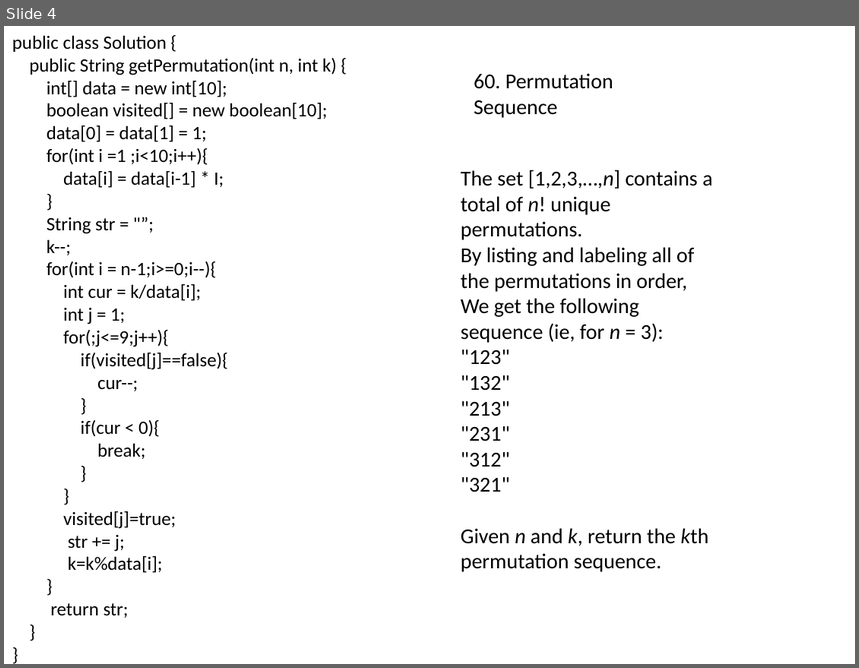
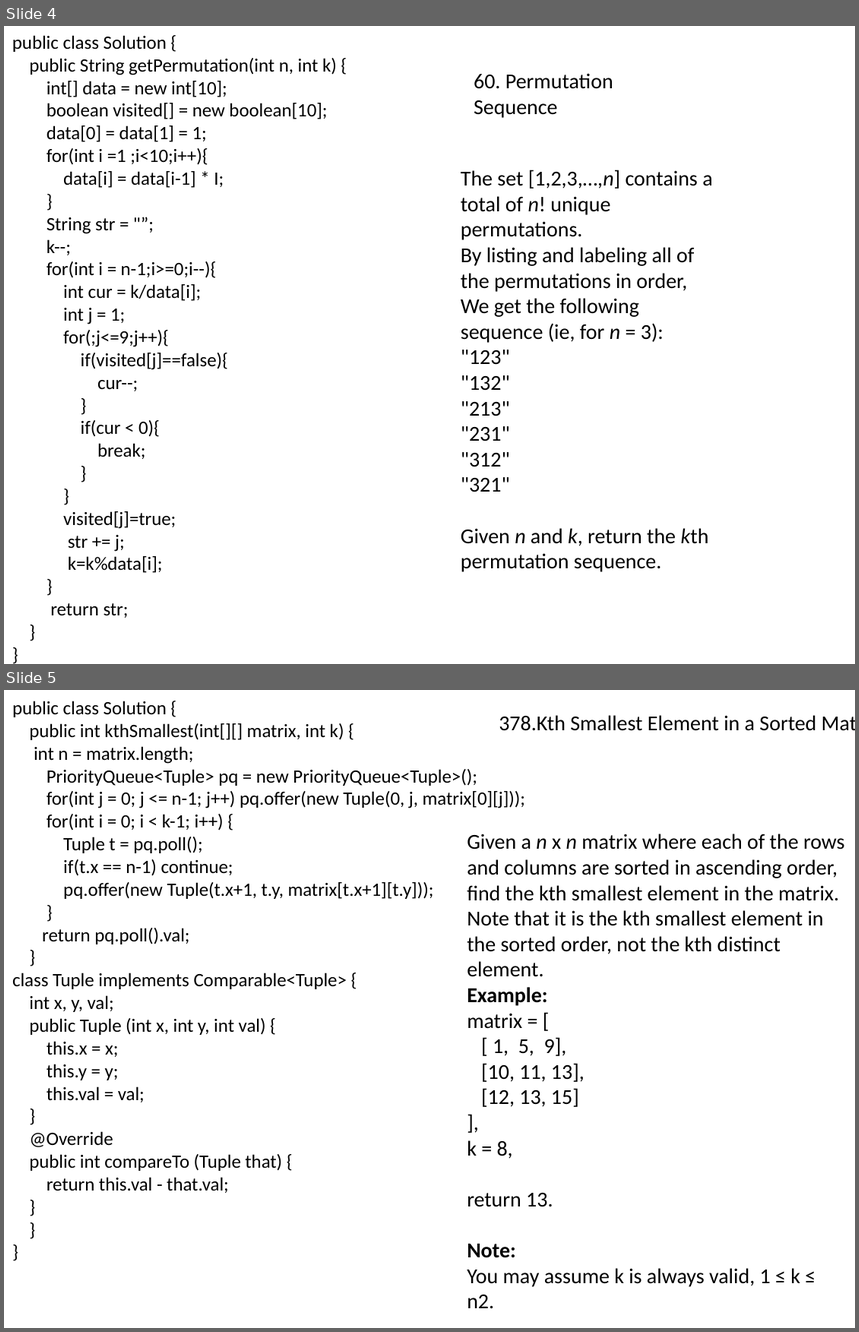
Before and after one commit to songwenxiao/LeetCode-Solutions, a slide deck: Basic/Leetcode.pptx. Shown one above the other, each under a label of ours: slide 4 before the commit, slides 4 and 5 after it. The pictures are 859x668 and 859x1332 pixels, drawn with LibreOffice and Linux fonts; fonts in the diff are those of the drawing. Boxes give left, top, right and bottom in pixels: in the first picture for what was removed or moved away, otherwise in the second. Text is boxed around its words. In the diff, an @@ line names an element or a change of style, - is before the commit and + after.

```diff
--- a/Basic/Leetcode.pptx
+++ b/Basic/Leetcode.pptx
@@ slide 5 added at <box>4,690,855,1328</box>, background #FFFFFF @@
@@ text added at <box>12,701,525,1193</box>, 16 pt, text #000000 @@
+public class Solution {
+public int kthSmallest(int[][] matrix, int k) {
+int n = matrix.length;
+PriorityQueue<Tuple> pq = new PriorityQueue<Tuple>();
+for(int j = 0; j <= n-1; j++) pq.offer(new Tuple(0, j, matrix[0][j]));
+for(int i = 0; i < k-1; i++) {
+Tuple t = pq.poll();
+if(t.x == n-1) continue;
+pq.offer(new Tuple(t.x+1, t.y, matrix[t.x+1][t.y]));
+}
+return pq.poll().val;
+}
+class Tuple implements Comparable<Tuple> {
+int x, y, val;
+public Tuple (int x, int y, int val) {
+this.x = x;
+this.y = y;
+this.val = val;
+}
+@Override
+public int compareTo (Tuple that) {
+return this.val - that.val;
+}
+}
+}
@@ text added at <box>499,715,816,731</box>, 18 pt, text #000000 @@
+378.Kth Smallest Element in a Sorted Matrix
@@ text added at <box>467,834,845,1309</box>, 18 pt, text #000000 @@
+Given a n x n matrix where each of the rows and columns are sorted in ascending order, find the kth smallest element in the matrix.
+Note that it is the kth smallest element in the sorted order, not the kth distinct element.
+Example:
+matrix = [
+[ 1, 5, 9],
+[10, 11, 13],
+[12, 13, 15]
+],
+k = 8,
+return 13.
+Note:
+You may assume k is always valid, 1 ≤ k ≤ n2.
```
Also in this commit, not shown: 1 other slide added, 2 other files.
